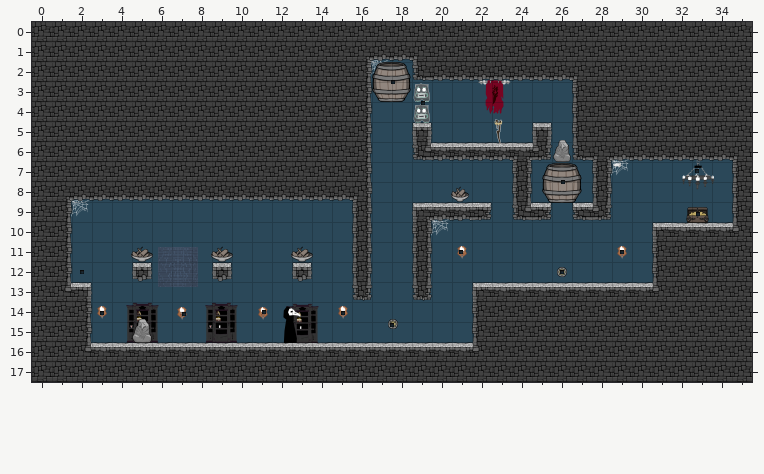
Tiled map (JSON) -- Physics/Physics/assets/level4.tmj. The picture above was drawn from the file before the commit.
Cells are 300x300 px. Shown: x 0..35, y 0..17.
New version:
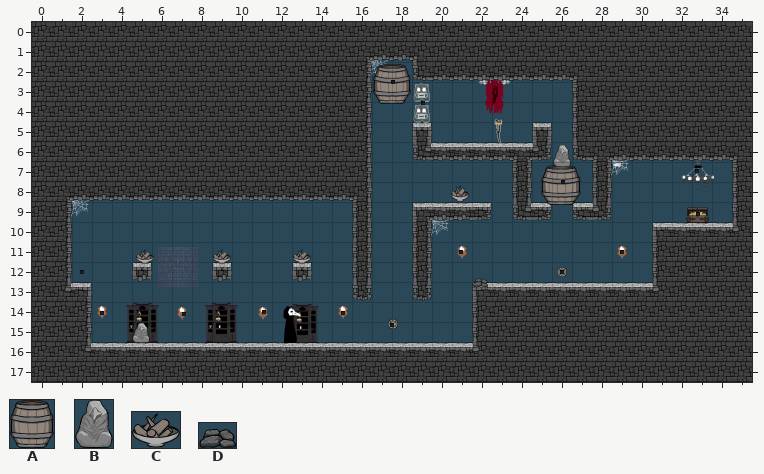
Key: from "GameObjects": A 1 "burnable", B 2 "nonburnable", C 18 "brazier", D 25 "qb3".
Objects are placed by their top-left corner, in cells (3,4 is the top-left corner of cell 3,4); size is 1x1 cell unless given.
Diff:
Layer "Entities":
Object C "infburnable" at 5,11.2 size 1.1x0.8 becomes C "infburnable" at 5.2,11.3 size 0.9x0.8.
A new object: A "burnable" at 25.4,7.2 size 2x2.
A new object: D "qb3" at 22,12.7 size 0.8x0.5.
Object A "burnable" at 17,2 size 1.9x2 is removed.
Object B "nonburnable" at 26,5.9 size 0.9x1.1 is removed.
Object A "burnable" at 25.5,7.1 size 2x2 is removed.
Layer "Test" (added):
A new object: A "burnable" at 17,2.1 size 1.9x2.
A new object: B "nonburnable" at 26,6.1 size 0.9x1.1.
